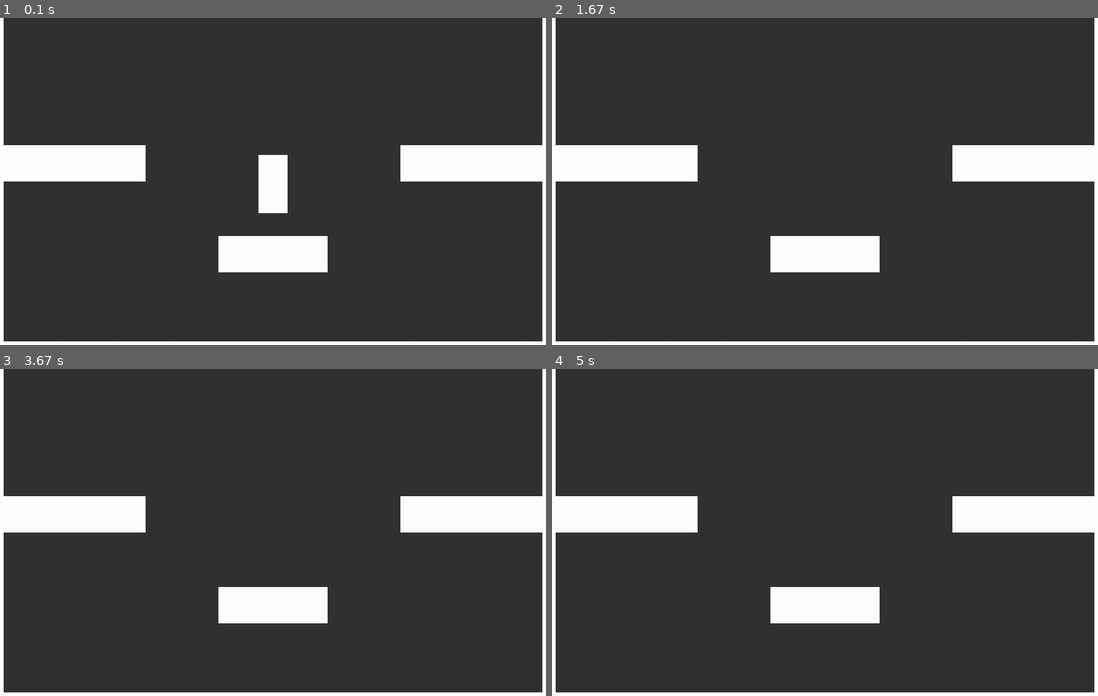
Above: before the commit, frames 1-4 (two rows, left to right).
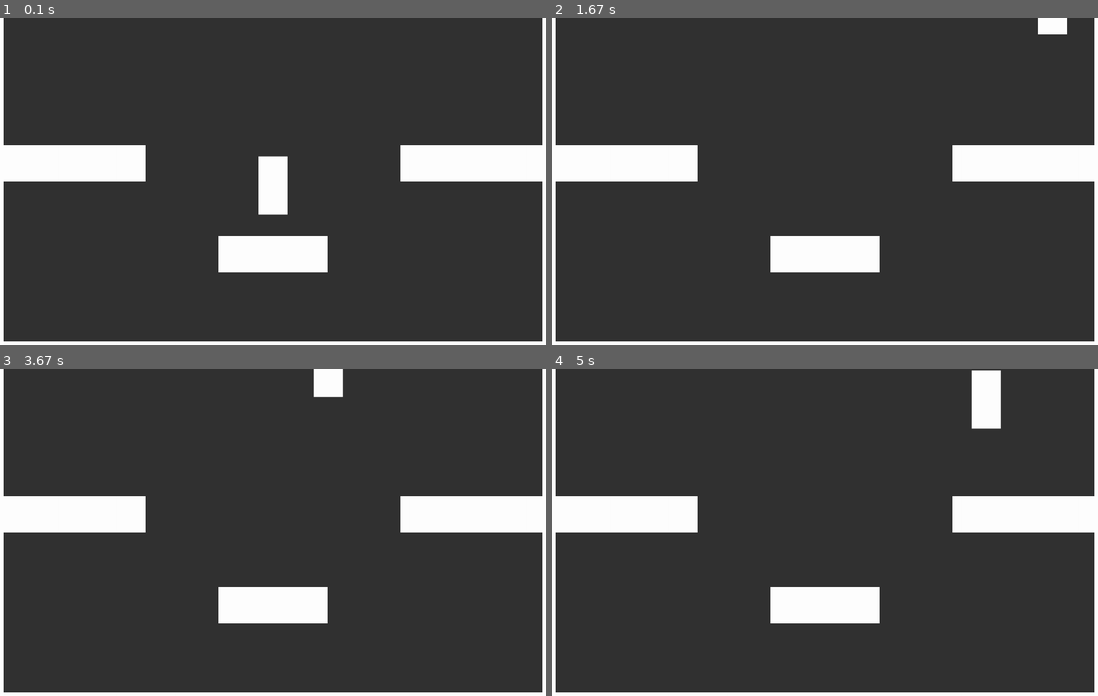
Above: after the commit, the same moments.

Repository: z4okolatka/PyGame-project
Game: pygame game, started from main.py
Same seed, same stepped clock (60 frames per second), same inputs: the game is played once before the commit and once after it.
Inputs:
- Up to frame 1 (0.1 s): no input
- Up to frame 2 (1.67 s): hold Space 0.33-0.8 s; hold D 0.33-0.8 s; hold D 0.83-1.3 s; tap Space at 0.9, 1.2, 1.4 s; hold D from 1.33 s (still down)
- Up to frame 3 (3.67 s): tap Space at 1.7, 1.9, 2.2, 2.47, 2.77, 3.57 s; release D at 1.8 s; hold A 1.83-2.37 s; hold A 2.4-2.8 s; hold A from 3.5 s (still down)
- Up to frame 4 (5 s): tap Space at 3.87, 4.07, 4.37, 4.57, 4.87 s; release A at 3.97 s; hold D 4-4.47 s; hold D 4.5-4.97 s

The runs differ from the first frame. In frame 1, less than 0.1% of the frame differs, in the area x 47-53%, y 41-61%; in frame 2, 0.3%; in frame 3, 0.5%; in frame 4, 1.0%, in the area x 76-83%, y 0-19%.

Commit message:
jump system update

Diff:
--- a/src/classes/player.py
+++ b/src/classes/player.py
@@ -35,6 +35,8 @@
         self.max_vertical_speed = settings.PLAYER_MAX_VERTICAL_SPEED
         self.vertical_acceleration = settings.PLAYER_VERTICAL_ACCELERATION
         self.jump_speed = settings.PLAYER_JUMP_SPEED
+        self.max_jump_num = settings.PLAYER_MAX_JUMP_NUM
+        self.jump_num = self.max_jump_num
 
         # attributes
         self._lastKeyboard = pg.key.get_pressed()
@@ -101,9 +103,10 @@
         self.rect.x = round(self.x)
 
     def vertical_movement(self, keyboard):
-        if self.keydown(pg.K_SPACE, keyboard):
+        if self.keydown(pg.K_SPACE, keyboard) and self.jump_num:
             self.vy = self.jump_speed * -1
-        self.vy += self.vertical_acceleration
+            self.jump_num -= 1
+        self.vy += self.vertical_acceleration * self.game.deltatime
 
     def normalize_vertical_speed(self):
         if abs(self.vy) >= self.max_vertical_speed * self.game.deltatime:
@@ -123,6 +126,7 @@
                         abs(border_rect.bottom - sprite.rect.top) < abs(border_rect.top - sprite.rect.bottom):
                     self.vy = 0
                     self.bottom = sprite.rect.top
+                    self.jump_num = self.max_jump_num
                     break
                 elif border_rect.top <= sprite.rect.bottom and abs(self.vy) > 0:
                     self.vy = 0
--- a/src/setting.py
+++ b/src/setting.py
@@ -9,5 +9,6 @@
 PLAYER_HORIZONTAL_ACCELERATION = .3 * PLAYER_MAX_HORIZONTAL_SPEED
 
 PLAYER_MAX_VERTICAL_SPEED = 1000
-PLAYER_VERTICAL_ACCELERATION = 0.1
+PLAYER_VERTICAL_ACCELERATION = 20
 PLAYER_JUMP_SPEED = 600
+PLAYER_MAX_JUMP_NUM = 3
